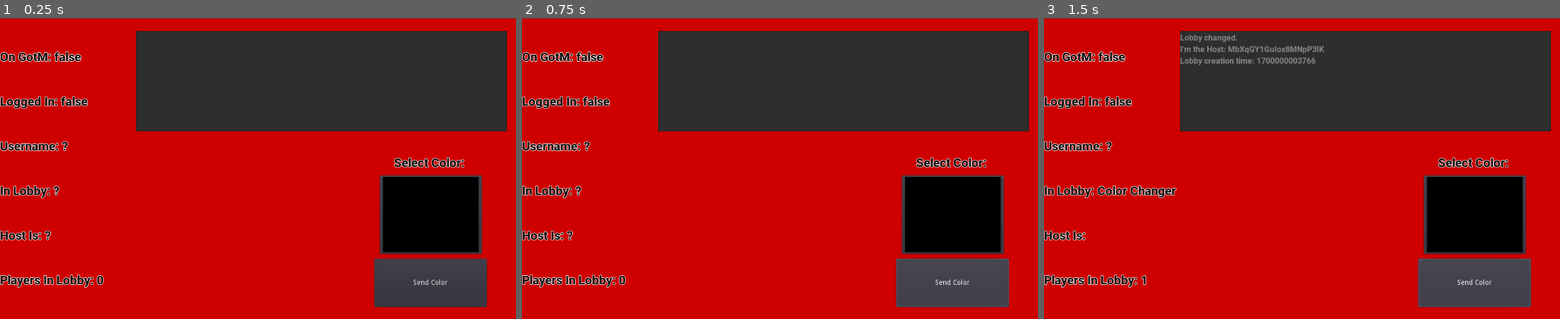
Above: before the commit, frames 1-3 (left to right).
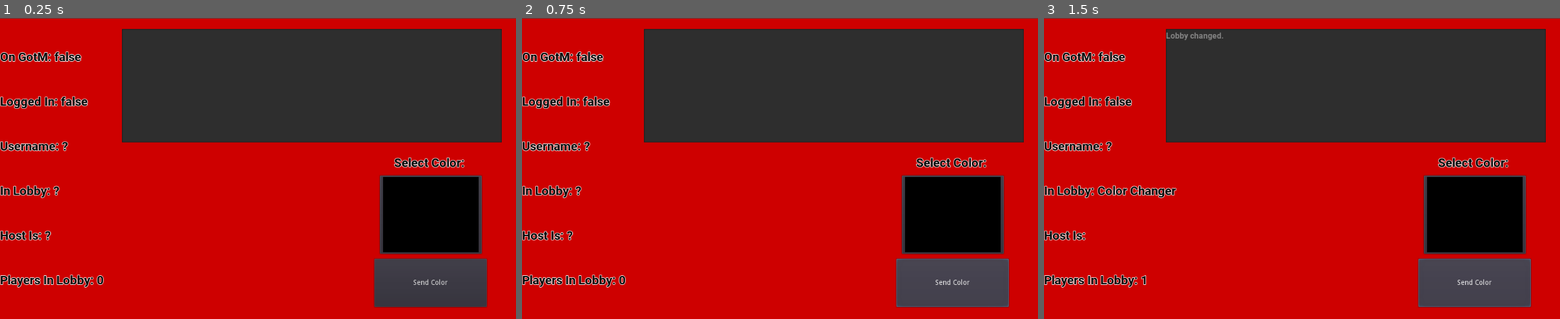
Above: after the commit, the same moments.

Repository: fkberthold/gotm_how_to_rpc
Game: Godot game, scene res://TestScreen.tscn
Two runs of this game, one before a commit and one after it. Both use one fixed random seed, a clock stepped at 60 frames per second and the inputs below.
Inputs:
- Up to frame 1 (0.25 s): no input
- Up to frame 2 (0.75 s): click "Send Color" at 0.5 s
- Up to frame 3 (1.5 s): click "Send Color" at 1.25 s

The runs differ from the first frame. In frame 1, 4.7% of the frame differs, in the area x 23-99%, y 3-42%; in frame 2, 4.7%; in frame 3, 5.4%.
Error before the commit: Invalid call. Nonexistent function 'is_logged_in' in base 'Reference (GotmUser.gd)'. (res://TestScreen.gd:29)
Error after the commit: Invalid call. Nonexistent function 'is_logged_in' in base 'Reference (GotmUser.gd)'. (res://TestScreen.gd:25)

Commit message:
Revert "Single lobby code added with print statements"
This reverts commit b8f6237aa6db7346ece99619827cbca277e7dccb.

Diff:
--- a/Network.gd
+++ b/Network.gd
@@ -1,58 +1,41 @@
 extends Node
 
 func lobby_connect():
-    print("Connecting lobby.")
     # The `fetch` object will be used to get a list of all the lobbies.
     var fetch = GotmLobbyFetch.new()
-    print("Fetch made")
     # All of the lobbies that are currently available for your game.
-    var lobbies = yield(fetch.next(10), "completed")
-    print("lobbies set")
+    var lobbies = yield(fetch.first(), "completed")
     # The `peer` object will contain the network interface that other games
     #  will use to contact yours.
     var peer
     # For this sample, we'll only be using one lobby. If there are any lobbies
     #  in the list, then there is already a host.
     if lobbies:
-        print("Lobbies:")
-        for lobby in lobbies:
-            print("    %s: %s" % [str(lobby.name), lobby.get_property("created")])
         # So we'll take the first (and only) lobby in the list.
         var lobby = lobbies[0]
-        print("lobby variabled")
         # and join it.
         var success = yield(lobby.join(), "completed")
-        print("lobby joined")
         # By creating `NetworkedMultiplayerENet` we give our game access to high
         #  level networking functions like `rpc`
         peer = NetworkedMultiplayerENet.new()
-        print("peer assigned")
         # Since the lobby already existed, we know there is a `Gotm.lobby.host`, and
         #  we can connect to it as a client to the host's ipAddress/port.
         peer.create_client(Gotm.lobby.host.address, 8070)
-        print("client created")
     else:
-        print("No lobbies found.")
         # Since there are no lobbies, we'll create a new one.  By setting the first
         #  parameter to `false` you tell Gotm to not create a share link. This value
         #  would be true by default.
         Gotm.host_lobby(false)
-        print("Created lobby")
         # Notice that we can treat the `Gotm.lobby` just like any other node in our game,
         #  so we can set it's properties and call methods like normal.
         Gotm.lobby.name = "Color Changer"
-        print("Set lobby name")
         # If the `Gotm.lobby.hidden` is set to true, then it won't show up when another
         #  player won't see it when they fetch the lobbies.
         Gotm.lobby.hidden = false
-        print("Set hidden.")
         # Like above, the host needs to create a `NetworkedMultiplayerENet`
         peer = NetworkedMultiplayerENet.new()
-        print("peer assigned")
         # Then create a new server for clients to connect to the servers port.
         peer.create_server(8070)
-        print("server created")
     # For both client & server, then add the `peer` to the node tree, and then
     #  other systems will be able to connect and send RPC calls to it.
     get_tree().set_network_peer(peer)
-    print("peer added to tree")
--- a/TestScreen.gd
+++ b/TestScreen.gd
@@ -1,23 +1,19 @@
 extends Control
 
-signal connect_lobby(lobby)
-var connecting = true
+
+# Declare member variables here. Examples:
+# var a = 2
+# var b = "text"
+
 
 # Called when the node enters the scene tree for the first time.
 func _ready():
     Gotm.connect("lobby_changed", self, "_on_lobby_changed")
     Network.lobby_connect()
 
+
 remote func set_color(color):
     $Background.color = Color(color)
-    $Events.text += "Setting my color to: %s\n" % color
-
-remote func join_lobby(new_lobby):
-    print("Joining Lobby: " + str(new_lobby))
-    var success = yield(new_lobby.join(), "completed")
-    var peer = NetworkedMultiplayerENet.new()
-    peer.create_client(Gotm.lobby.host.address, 8070)
-    get_tree().set_network_peer(peer)
 
 func on_gotm():
     if Gotm.is_live():
@@ -55,6 +51,7 @@
     else:
         $Fields/NumberInLobby.text = "Players In Lobby: 0"
 
+
 # Called every frame. 'delta' is the elapsed time since the previous frame.
 func _process(delta):
     on_gotm()
@@ -64,52 +61,26 @@
     host_is()
     number_in_lobby()
 
+
 func _on_SendColor_pressed():
     print("Sending Color: " + str($ColorPickerButton.color))
     rpc("set_color", $ColorPickerButton.color)
+#    set_color($ColorPickerButton.color)
 
 func _on_lobby_changed():
     $Events.text = $Events.text + "Lobby changed.\n"
     if Gotm.lobby:
-        get_tree().connect("network_peer_connected", self, "_on_network_peer_connected")
-        get_tree().connect("network_peer_disconnected", self, "_on_network_peer_disconnected")
-        if Gotm.lobby.is_host():
-            $Events.text += "I'm the Host: %s\n" % str(Gotm.lobby.id)
-            Gotm.lobby.set_property("created", OS.get_system_time_msecs())
-            $Events.text += "Lobby creation time: %s\n" % Gotm.lobby.get_property("created")
-        $HostCheckTimer.start()
-        connecting = false
+        Gotm.lobby.connect("peer_joined", self, "_on_peer_joined")
+        Gotm.lobby.connect("peer_left", self, "_on_peer_left")
+
+func _on_peer_joined(peer):
+    if peer:
+        $Events.text = $Events.text + "Peer joined: " + str(peer) + "\n"
     else:
-        $Events.text += "Lobby Lost."
-        $HostCheckTimer.stop()
-        Network.lobby_connect()
-        emit_signal("connect_lobby", null)
+        $Events.text = $Events.text + "Unknown Peer joined.\n"
 
-func _on_network_peer_connected(peer_id):
-    $Events.text += "Peer network connection: %s\n" % str(peer_id)
-
-func _on_network_peer_disconnected(peer_id):
-    $Events.text += "Peer network disconnection: %s\n" % str(peer_id)
-
-func _on_HostCheckTimer_timeout():
-    if connecting:
-        return
-    var fetch = GotmLobbyFetch.new()
-    fetch.sort_property("created")
-    fetch.sort_ascending()
-    var lobbies = yield(fetch.first(), "completed")
-    if lobbies:
-        var other_lobby = lobbies[0]
-        $Events.text += "Checking lobby pairing with: %s\n" % str(other_lobby.get_property("created"))
-        if other_lobby.id != Gotm.lobby.id and other_lobby.get_property("created") < Gotm.lobby.get_property("created"):
-            $Events.text += "Found earlier lobby.\n"
-            if Gotm.lobby.peers and Gotm.lobby.is_host():
-                rpc("join_lobby", other_lobby)
-            emit_signal("connect_lobby", other_lobby)
-
-func _on_TestScreen_connect_lobby(lobby):
-    connecting = true
-    if lobby:
-        join_lobby(lobby)
+func _on_peer_left(peer):
+    if peer:
+        $Events.text = $Events.text + "Peer left: " + str(peer) + "\n"
     else:
-        Network.lobby_connect()
+        $Events.text = $Events.text + "Unknown Peer left.\n"
--- a/TestScreen.tscn
+++ b/TestScreen.tscn
@@ -154,21 +154,11 @@
 }
 
 [node name="Events" type="TextEdit" parent="."]
-anchor_left = 1.0
-anchor_right = 1.0
-margin_left = -754.0
-margin_top = 26.0
-margin_right = -18.0
-margin_bottom = 226.0
+margin_left = 242.0
+margin_top = 22.0
+margin_right = 996.0
+margin_bottom = 248.0
 custom_fonts/font = SubResource( 2 )
 readonly = true
 wrap_enabled = true
-__meta__ = {
-"_edit_use_anchors_": false
-}
-
-[node name="HostCheckTimer" type="Timer" parent="."]
-wait_time = 0.5
-[connection signal="connect_lobby" from="." to="." method="_on_TestScreen_connect_lobby"]
 [connection signal="pressed" from="SendColor" to="." method="_on_SendColor_pressed"]
-[connection signal="timeout" from="HostCheckTimer" to="." method="_on_HostCheckTimer_timeout"]
Not shown, changed: addons/gotm/GotmLobbyFetch.gd
Not shown, changed: RpcTest.pck
